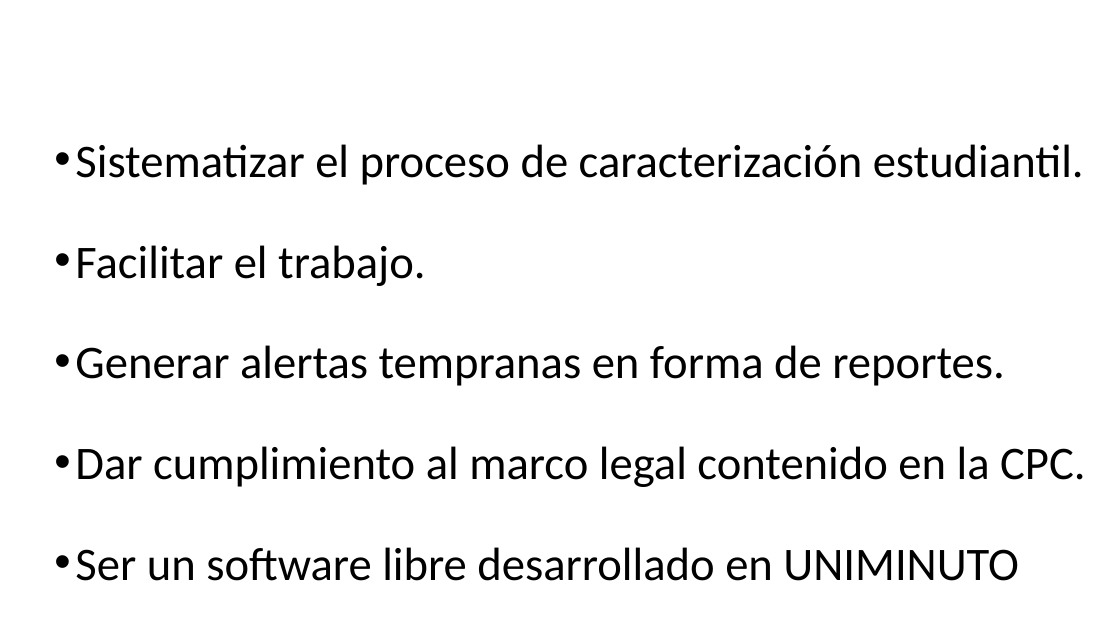
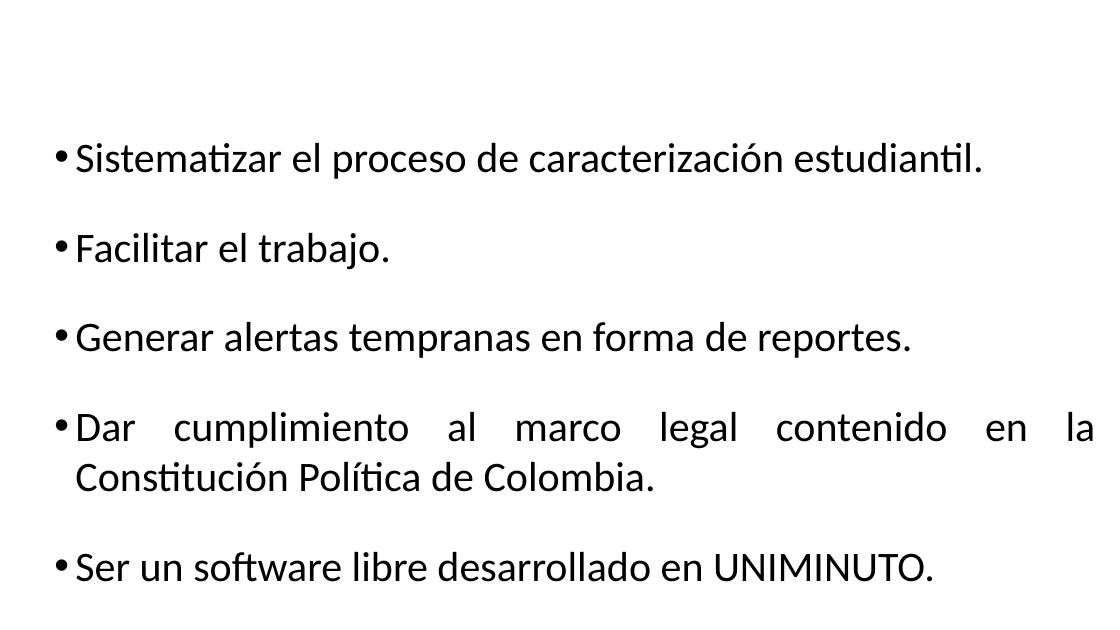
Before and after one commit to BrayanNovoa/uniminuto, a slide deck: slide 9 of expo/expo.pptx. Drawn at 1120x630 pixels with LibreOffice and Linux fonts; fonts in the diff are those of the drawing; background and template pictures are left out. Boxes give left, top, right and bottom in pixels: in the first picture for what was removed or moved away, otherwise in the second. Text is boxed around its words. In the diff, an @@ line names an element or a change of style, - is before the commit and + after.

```diff
--- a/expo/expo.pptx
+++ b/expo/expo.pptx
@@ text at (x1=75, y1=143, x2=984, y2=358): size 40 to 36 pt in "Sistematizar el proceso de caracterización estudiantil.", "Facilitar el trabajo.", "Generar alertas tempranas en forma de reportes." @@
@@ text at (x1=75, y1=412, x2=1096, y2=582): text changed; size 40 to 36 pt @@
-• Dar cumplimiento al marco legal contenido en la CPC.
-• Ser un software libre desarrollado en UNIMINUTO
+• Dar cumplimiento al marco legal contenido en la Constitución Política de Colombia.
+• Ser un software libre desarrollado en UNIMINUTO.
```
Also in this commit, not shown: 11 other slides changed, 1 slide removed, 1 other file.
